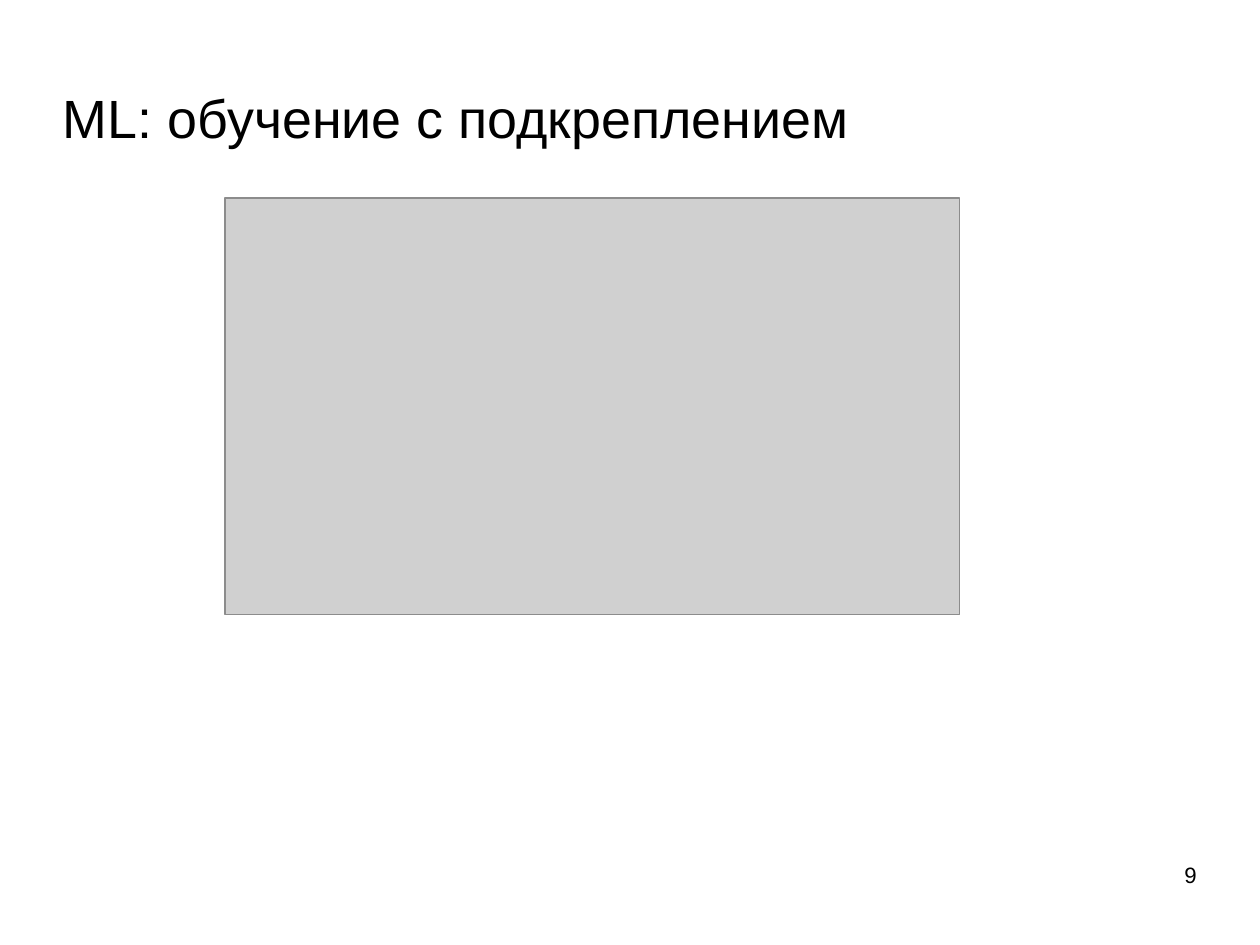
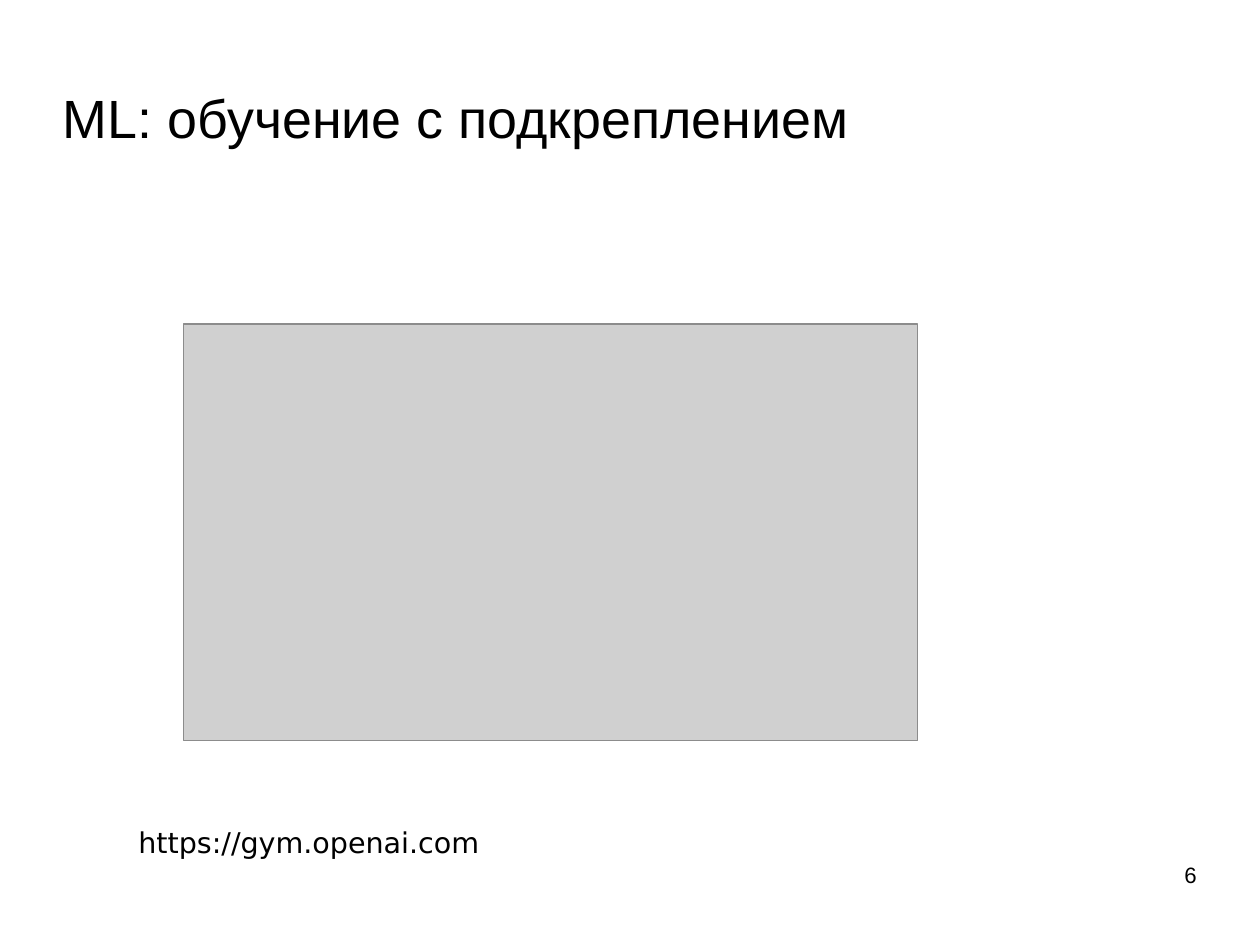
Before and after one commit to mechanoid5/ml_lectorium_legacy, a slide deck: slide 6 of 24-rl-dqn.odp (slide 9 before the commit). Drawn at 1260x945 pixels with LibreOffice and Linux fonts; fonts in the diff are those of the drawing; grey boxes stand for pictures; background and template pictures are left out. Boxes give left, top, right and bottom in pixels: in the first picture for what was removed or moved away, otherwise in the second. Text is boxed around its words. In the diff, an @@ line names an element or a change of style, - is before the commit and + after.

```diff
--- a/24-rl-dqn.odp
+++ b/24-rl-dqn.odp
@@ picture: place and size @@
-picture at (225, 198, 960, 615)
+picture at (183, 324, 918, 741)
@@ text added at (138, 831, 479, 859), 18 pt, text #000000 @@
+https://gym.openai.com
@@ page number at (1184, 867, 1196, 884): text changed @@
-9
+6
```
Also in this commit, not shown: 3 other slides changed, 3 slides removed.
